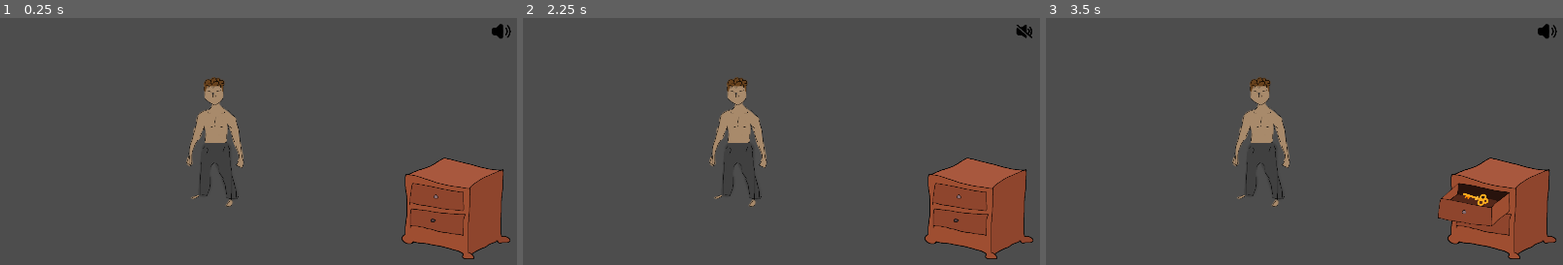
Above: before the commit, frames 1-3 (left to right).
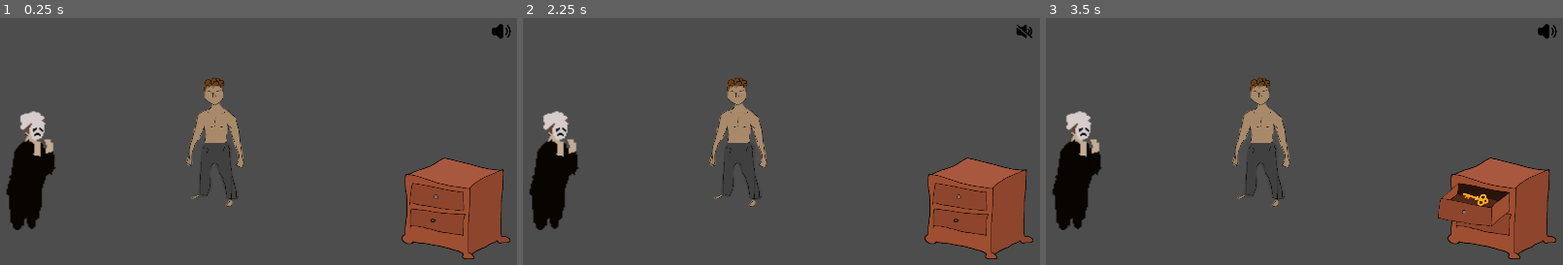
Above: after the commit, the same moments.

Repository: MichaelRRyan/GGJ-2026-Unmasked
Game: Godot game, scene res://Levels/feature_playground.tscn
Two runs of this game, one before a commit and one after it. Both use one fixed random seed, a clock stepped at 60 frames per second and the inputs below.
Inputs (mouse positions are in pixels of both pictures, inside the frame that each line leads up to):
- Up to frame 1 (0.25 s): no input
- Up to frame 2 (2.25 s): click (1024, 32) at 0.5 s; click (1024, 32) at 1.25 s; click (1024, 32) at 2 s
- Up to frame 3 (3.5 s): tap Enter at 2.75 s; move the mouse to (1485, 198) at 2.77 s; press the mouse at (1485, 198) at 2.78 s

The runs differ from the first frame. In frame 1, 2.8% of the frame differs, in the area x 1-11%, y 37-86%; in frame 2, 2.8%; in frame 3, 2.8%.

Commit message:
Baker Scene Started
A clickable baker image added going into a dialogue

Diff:
--- a/Content/Characters/base_character_data.json
+++ b/Content/Characters/base_character_data.json
@@ -3,5 +3,9 @@
 		"next_dialogue_tag": "person_text_1",
 		"is_thirsty": false,
 		"affection_score": 0.0
-	}
+	},
+
+	"baker": {
+	"next_dialogue_tag": "baker_text_1",
+  }
 }
--- a/Content/Dialogue/dialogue_data.json
+++ b/Content/Dialogue/dialogue_data.json
@@ -69,5 +69,20 @@
 		"text": "You've expended all my dialogue",
 		"next_dialogue_tag": "person_text_3"
 	  }
-	]
+	],
+	"baker_text_1": [
+  {
+	"conditions": [],
+	"text": "Fresh bread just came out of the oven!",
+	"next_dialogue_tag": "baker_text_2"
   }
+],
+	"baker_text_2": [
+  {
+	"conditions": [],
+	"text": "Careful, it's still warm.",
+	"next_dialogue_tag": "baker_text_2"
+  }
+]
+
+  }
--- a/Features/DialogueSystem/dialogue_interface.gd
+++ b/Features/DialogueSystem/dialogue_interface.gd
@@ -84,3 +84,7 @@
 
 func _on_key_mouse_exited() -> void:
 	pass # Replace with function body.
+
+
+func _on_baker_npc_clicked(npc_tag: String) -> void:
+	pass # Replace with function body.
--- a/Features/DialogueSystem/dialogue_picker.gd
+++ b/Features/DialogueSystem/dialogue_picker.gd
@@ -97,3 +97,7 @@
 
 
 #---------------------------------------------------------------------------------------------------
+
+
+func _on_baker_npc_clicked(npc_tag: String) -> void:
+	pass # Replace with function body.
--- /dev/null
+++ b/Features/NPC2D/baker.gd
@@ -0,0 +1,9 @@
+extends Clickable
+
+signal npc_clicked(npc_tag : String)
+
+@export var baker_tag : String = "baker"
+
+func _clicked():
+	print("BAKER CLICKED")
+	npc_clicked.emit(baker_tag)
--- /dev/null
+++ b/Features/NPC2D/baker.tscn
@@ -0,0 +1,18 @@
+[gd_scene format=3 uid="uid://id31mliym4rf"]
+
+[ext_resource type="Texture2D" uid="uid://b1xx6bpatuktv" path="res://Assets/Images/Baker/baker.png" id="1_146jl"]
+[ext_resource type="Script" uid="uid://di8w7ft81wfff" path="res://Features/NPC2D/baker.gd" id="1_bohmv"]
+
+[sub_resource type="CapsuleShape2D" id="CapsuleShape2D_bohmv"]
+radius = 19.0
+height = 108.0
+
+[node name="baker" type="Area2D" unique_id=293219293]
+script = ExtResource("1_bohmv")
+
+[node name="Sprite2D" type="Sprite2D" parent="." unique_id=490486059]
+texture = ExtResource("1_146jl")
+
+[node name="CollisionShape2D" type="CollisionShape2D" parent="." unique_id=1943584710]
+position = Vector2(-28, 7)
+shape = SubResource("CapsuleShape2D_bohmv")
--- a/Levels/feature_playground.tscn
+++ b/Levels/feature_playground.tscn
@@ -9,6 +9,7 @@
 [ext_resource type="PackedScene" uid="uid://cnaobu41hshdd" path="res://Features/NPC2D/npc.tscn" id="7_xrgqn"]
 [ext_resource type="PackedScene" uid="uid://b8fsld12ehyuk" path="res://Features/ClickableProps2D/Sound/sound.tscn" id="8_jmebr"]
 [ext_resource type="PackedScene" uid="uid://b2k7hh86cttit" path="res://Features/ClickableProps2D/Key/key.tscn" id="9_oh2co"]
+[ext_resource type="PackedScene" uid="uid://id31mliym4rf" path="res://Features/NPC2D/baker.tscn" id="10_ji208"]
 
 [node name="FeaturePlayground" type="Node2D" unique_id=1510965746]
 
@@ -61,8 +62,13 @@
 rotation = 1.1545122
 scale = Vector2(0.16921681, 0.18784751)
 
+[node name="baker" parent="Entities" unique_id=293219293 instance=ExtResource("10_ji208")]
+position = Vector2(-390.00003, 409)
+scale = Vector2(5.2021804, 4.463281)
+
 [connection signal="cabinet_closed" from="Entities/Cabinet" to="Entities/Key" method="_hide"]
 [connection signal="cabinet_opened" from="Entities/Cabinet" to="Entities/Key" method="_show"]
 [connection signal="npc_clicked" from="Entities/NPC" to="Systems/DialogueController" method="show_dialogue"]
 [connection signal="mouse_entered" from="Entities/Key" to="Entities/Key" method="_on_mouse_entered"]
 [connection signal="mouse_exited" from="Entities/Key" to="Entities/Key" method="_on_mouse_exited"]
+[connection signal="npc_clicked" from="Entities/baker" to="Systems/DialogueController" method="show_dialogue"]
Not shown, added: Features/NPC2D/baker.gd.uid
